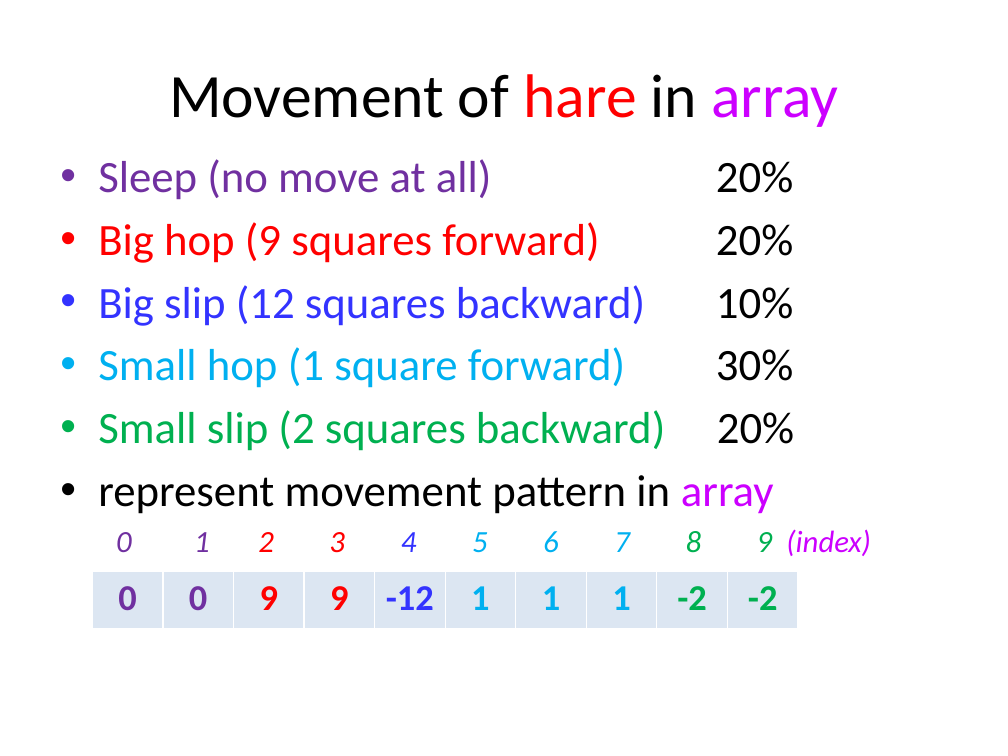
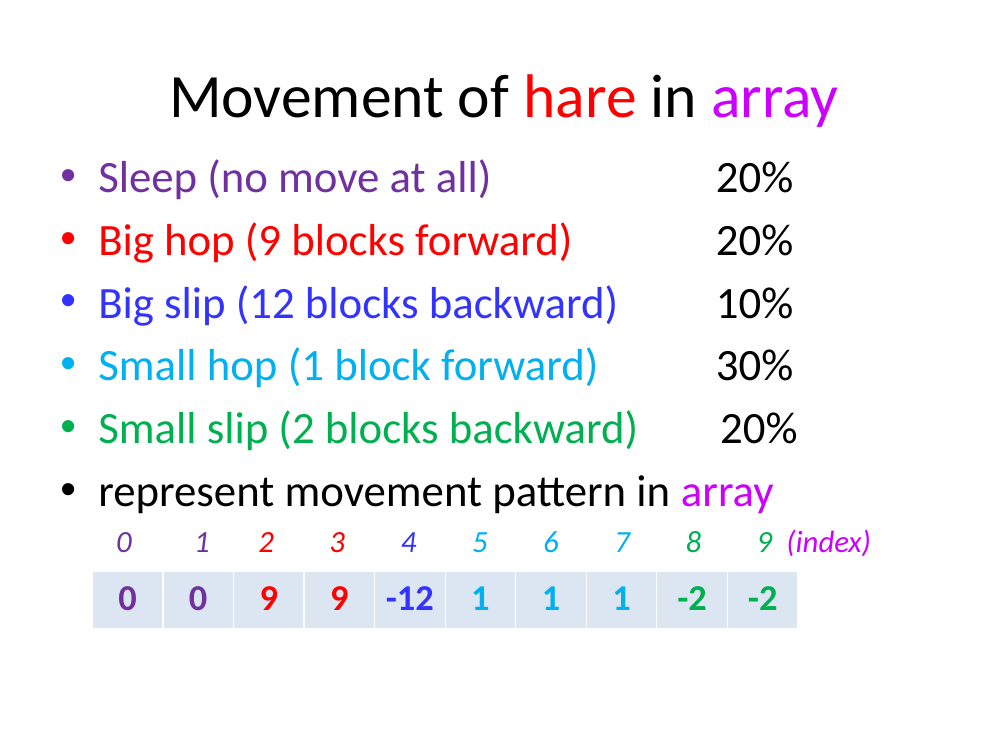
Before and after one commit to tong-yee/tong-yee.github.io, a slide deck: slide 7 of 135/projects/project3/project3_HareTortoiseCompetition.pptx. Drawn at 1008x756 pixels with LibreOffice and Linux fonts; fonts in the diff are those of the drawing. Boxes give left, top, right and bottom in pixels: in the first picture for what was removed or moved away, otherwise in the second. Text is boxed around its words. In the diff, an @@ line names an element or a change of style, - is before the commit and + after.

Commit message:
add Hare and Tortoise Competition

```diff
--- a/135/projects/project3/project3_HareTortoiseCompetition.pptx
+++ b/135/projects/project3/project3_HareTortoiseCompetition.pptx
@@ text at [98,222,797,451]: text changed @@
-• Big hop (9 squares forward) 20%
-• Big slip (12 squares backward) 10%
-• Small hop (1 square forward) 30%
-• Small slip (2 squares backward) 20%
+• Big hop (9 blocks forward) 20%
+• Big slip (12 blocks backward) 10%
+• Small hop (1 block forward) 30%
+• Small slip (2 blocks backward) 20%
```
Also in this commit, not shown: 17 other slides changed, 3 slides added, 2 other files.
